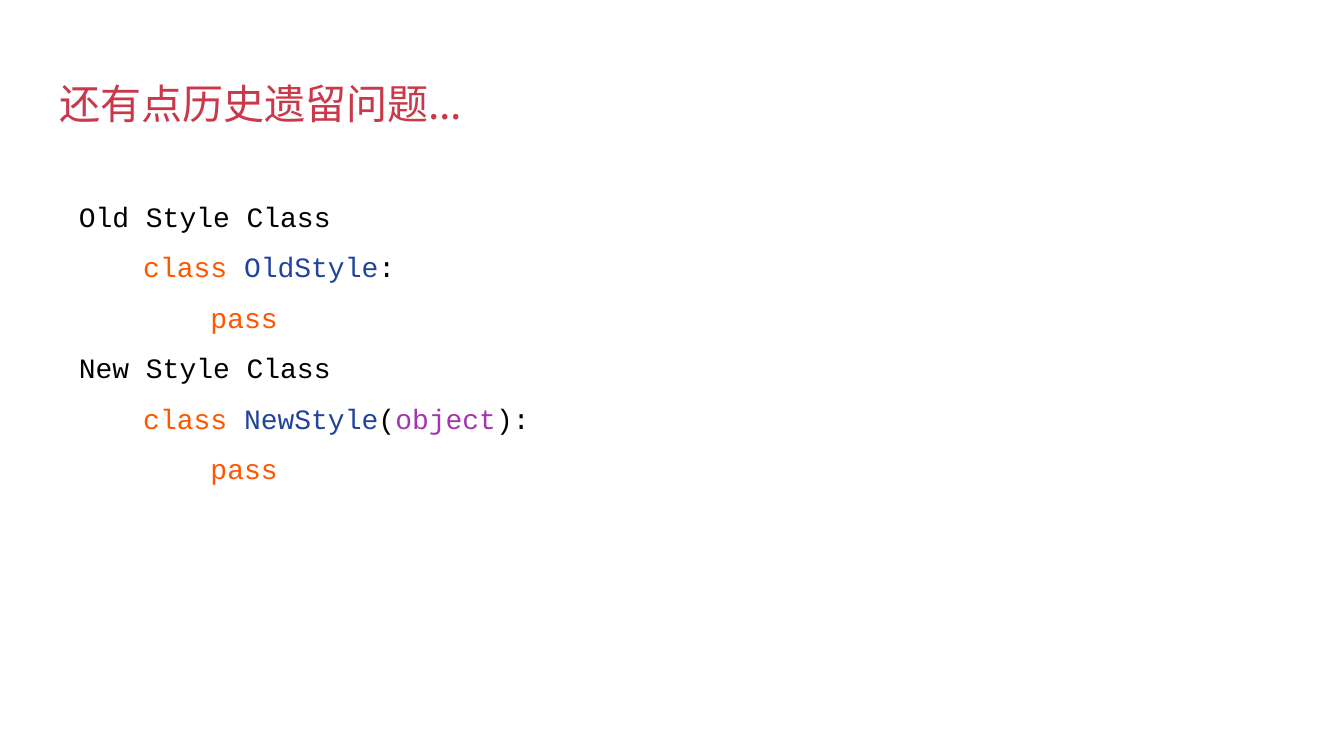
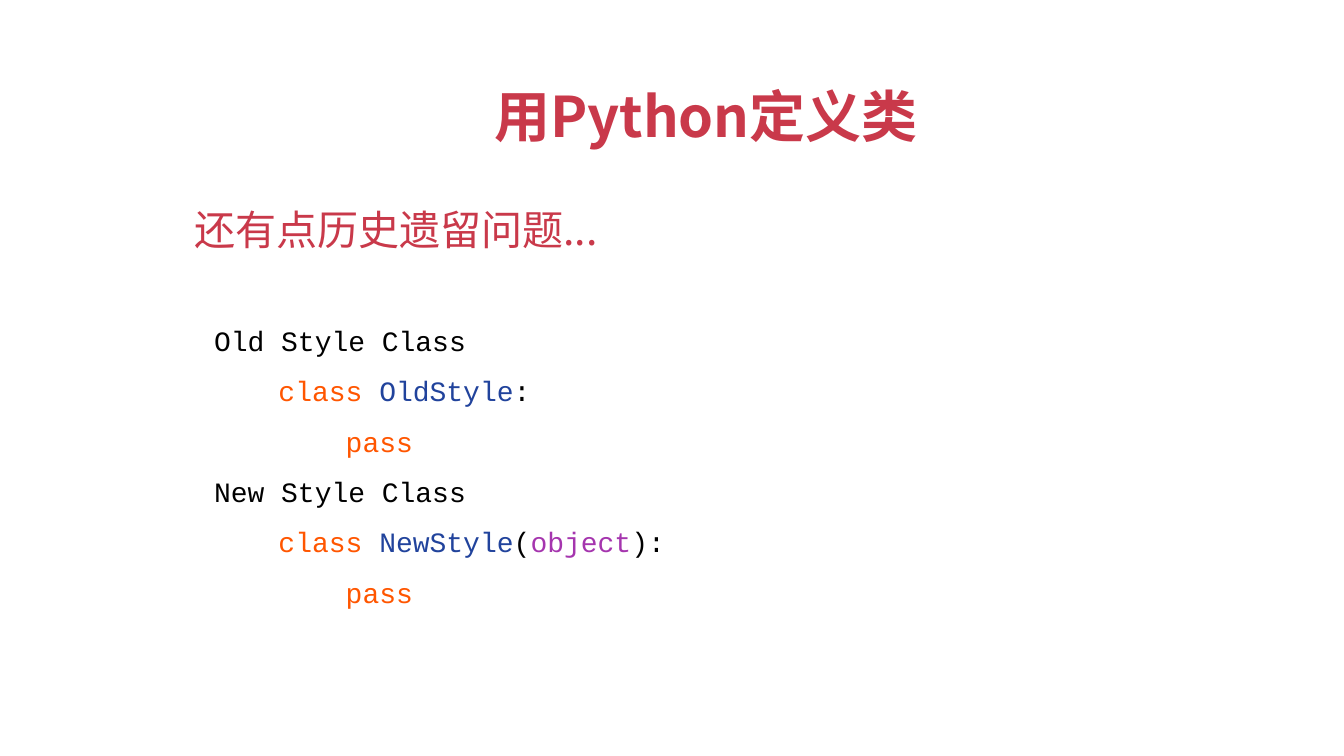
Before and after one commit to albert-feng/Python_OOP, a slide deck: slide 5 of ppt/3.1-用Python新建类.pptx. Drawn at 1344x756 pixels with LibreOffice and Linux fonts; fonts in the diff are those of the drawing. Boxes give left, top, right and bottom in pixels: in the first picture for what was removed or moved away, otherwise in the second. Text is boxed around its words. In the diff, an @@ line names an element or a change of style, - is before the commit and + after.

```diff
--- a/ppt/3.1-用Python新建类.pptx
+++ b/ppt/3.1-用Python新建类.pptx
@@ text added at [494, 89, 918, 150], 30 pt, text #C9394A, bold @@
+用Python定义类
@@ title "还有点历史遗留问题...": place and size @@
-title "还有点历史遗留问题..." at [59, 84, 462, 123]
+title "还有点历史遗留问题..." at [195, 210, 598, 249]
@@ text "Old Style Class": place and size @@
-text "Old Style Class" at [79, 207, 530, 485]
+text "Old Style Class" at [214, 331, 665, 609]
```
Also in this commit, not shown: 4 other slides changed, 4 other files.
